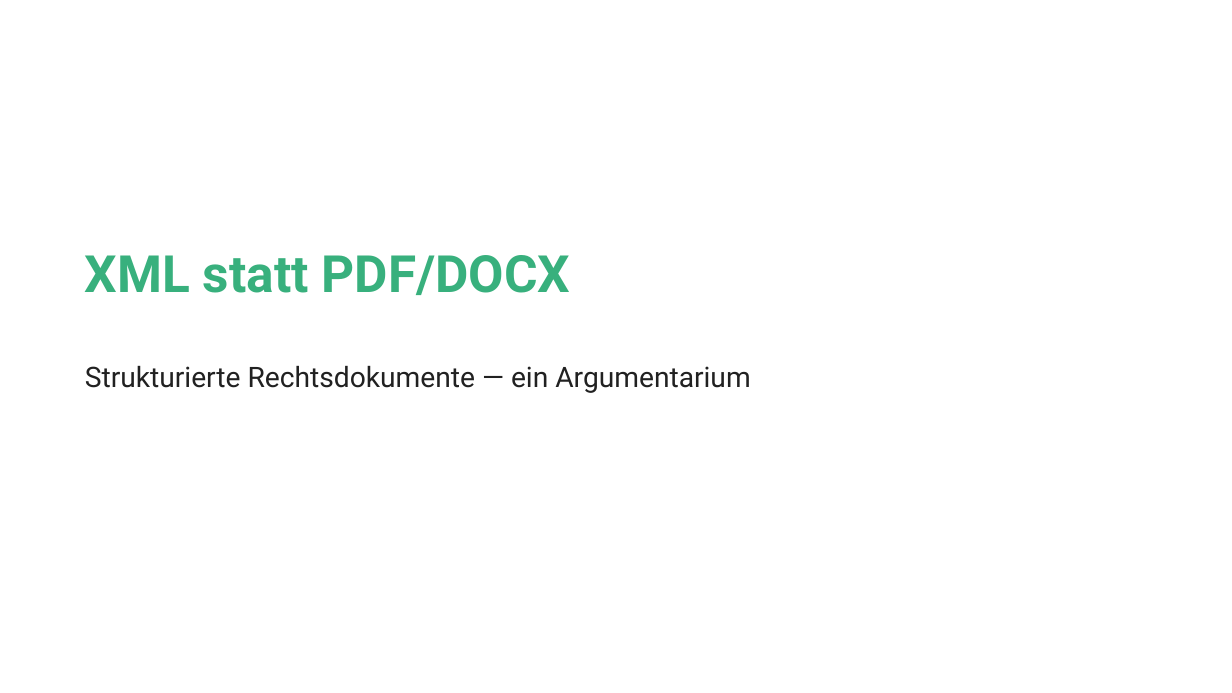
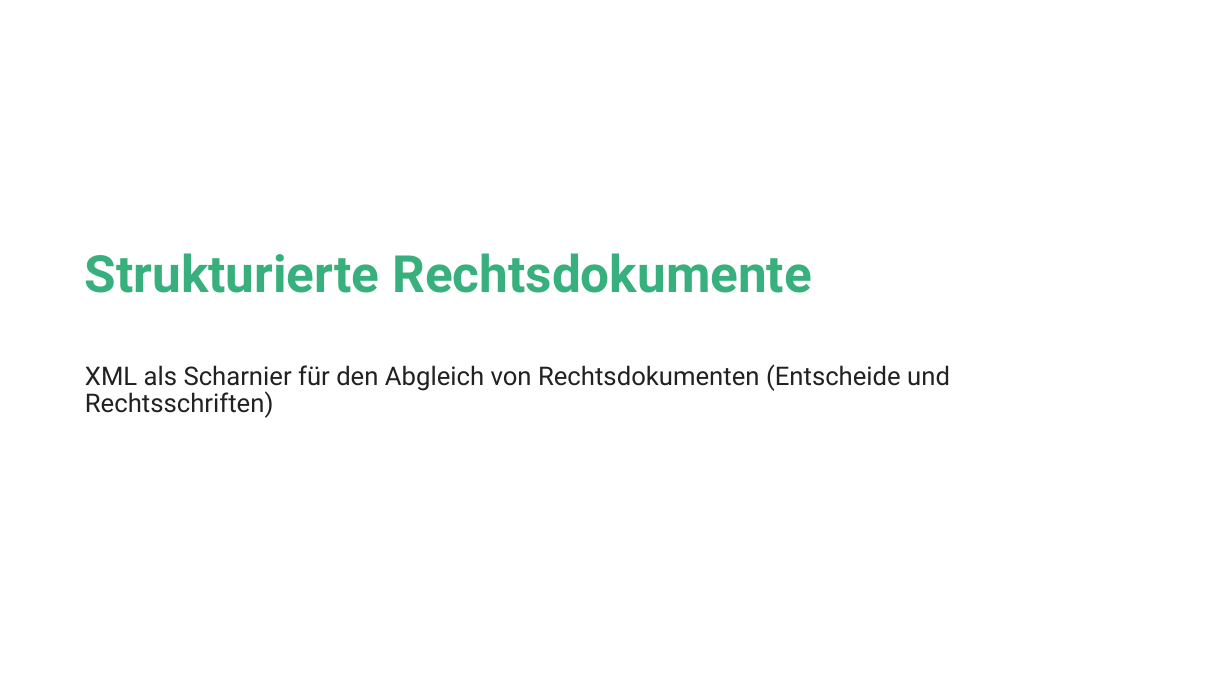
Before and after one commit to jan-nicklaus/LegalXML, a slide deck: slide 1 of Beispiele/sebastian/xml-vorteile.pptx. Drawn at 1232x693 pixels with LibreOffice and Linux fonts; fonts in the diff are those of the drawing; background and template pictures are left out. Boxes give left, top, right and bottom in pixels: in the first picture for what was removed or moved away, otherwise in the second. Text is boxed around its words. In the diff, an @@ line names an element or a change of style, - is before the commit and + after.

```diff
--- a/Beispiele/sebastian/xml-vorteile.pptx
+++ b/Beispiele/sebastian/xml-vorteile.pptx
@@ text at (x1=85, y1=253, x2=811, y2=293): text changed @@
-XML statt PDF/DOCX
+Strukturierte Rechtsdokumente
@@ text at (x1=85, y1=364, x2=950, y2=418): text changed; size 22 to 20 pt @@
-Strukturierte Rechtsdokumente — ein Argumentarium
+XML als Scharnier für den Abgleich von Rechtsdokumenten (Entscheide und Rechtsschriften)
```
Also in this commit, not shown: 2 other slides changed, 2 slides added, 10 slides removed, 7 other files.
